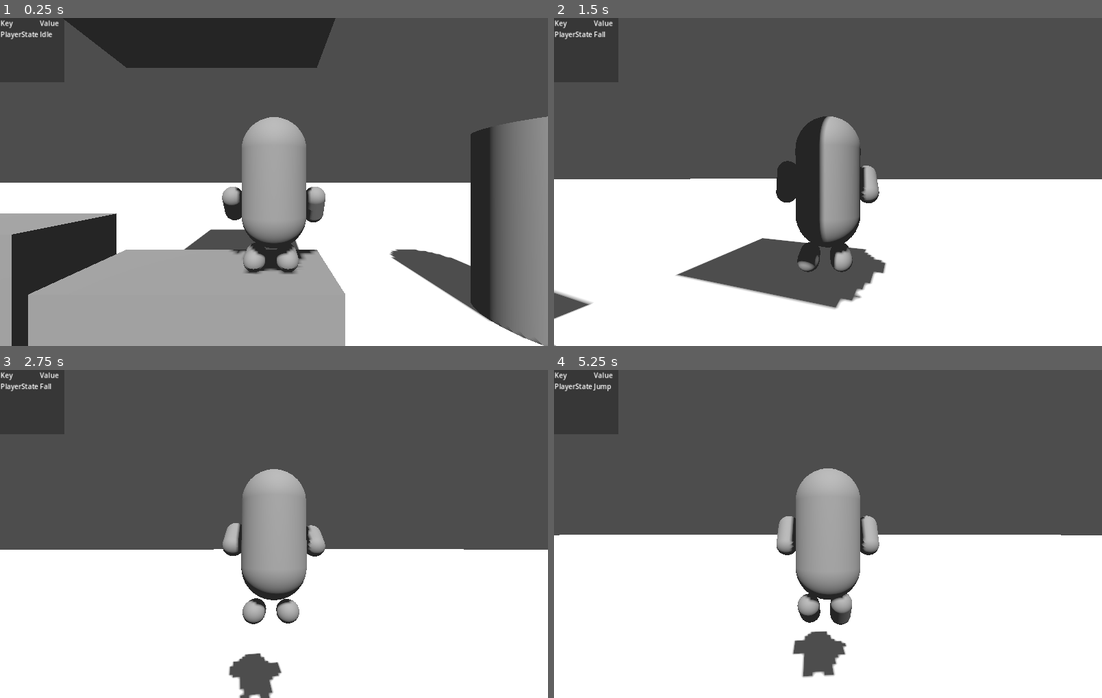
Above: before the commit, frames 1-4 (two rows, left to right).
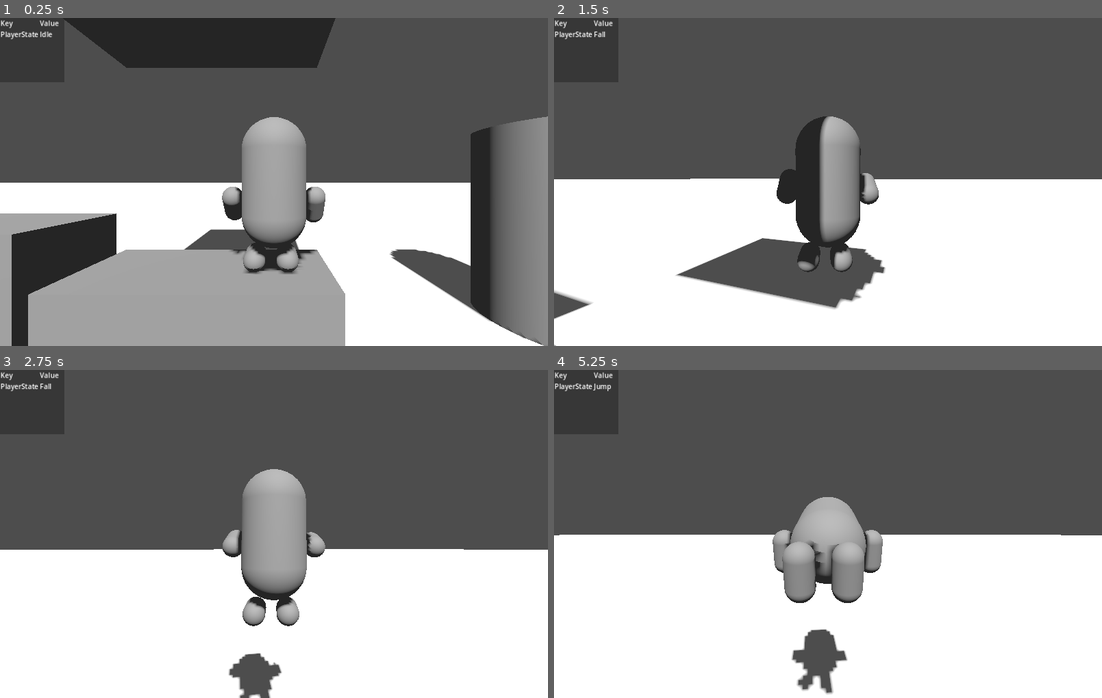
Above: after the commit, the same moments.

Repository: ee0pdt/godot-tps-test
Game: Godot game, scene res://main.tscn
Same seed, same stepped clock (60 frames per second), same inputs: the game is played once before the commit and once after it.
Inputs (mouse positions are in pixels of both pictures, inside the frame that each line leads up to):
- Up to frame 1 (0.25 s): no input
- Up to frame 2 (1.5 s): move the mouse to (855, 182) at 0.52 s; hold Up (forward) from 0.53 s (still down); tap Space (jump) at 0.6, 0.77, 1.07, 1.35 s; move the mouse to (800, 182) at 1.27 s
- Up to frame 3 (2.75 s): keep holding Up (forward); tap Space (jump) at 1.52, 1.82, 2.1 s; move the mouse to (284, 527) at 2.02 s
- Up to frame 4 (5.25 s): keep holding Up (forward); move the mouse to (822, 540) at 2.77 s; tap Space (jump) at 2.85, 3.02, 3.32, 3.6, 3.77, 4.07, 4.35, 4.52, 4.82, 5.1 s; move the mouse to (866, 537) at 3.52 s; move the mouse to (784, 530) at 4.27 s; move the mouse to (833, 534) at 5.02 s

The runs differ from the first frame. In frame 2, 0.3% of the frame differs, in the area x 40-61%, y 43-77%; in frame 3, 0.5%; in frame 4, 4.9%, in the area x 39-60%, y 30-99%.

Commit message:
Added double jump roll

Diff:
--- a/player/player.tscn
+++ b/player/player.tscn
@@ -258,6 +258,18 @@
 "transitions": PackedFloat32Array(1),
 "update": 0,
 "values": [Vector3(1.5708, -1.06581e-14, 0)]
+}
+tracks/8/type = "value"
+tracks/8/imported = false
+tracks/8/enabled = true
+tracks/8/path = NodePath("Mesh:rotation")
+tracks/8/interp = 1
+tracks/8/loop_wrap = true
+tracks/8/keys = {
+"times": PackedFloat32Array(0),
+"transitions": PackedFloat32Array(1),
+"update": 0,
+"values": [Vector3(-6.28319, 3.48787e-16, 3.48787e-16)]
 }
 
 [sub_resource type="Animation" id="Animation_vxyos"]
@@ -337,8 +349,25 @@
 "values": [Vector3(0, 0, 0), Vector3(-1.13384, 0, 0), Vector3(0, 0, 0)]
 }
 
+[sub_resource type="Animation" id="Animation_3xa8e"]
+resource_name = "DoubleJump"
+length = 0.5
+tracks/0/type = "value"
+tracks/0/imported = false
+tracks/0/enabled = true
+tracks/0/path = NodePath("Mesh:rotation")
+tracks/0/interp = 1
+tracks/0/loop_wrap = true
+tracks/0/keys = {
+"times": PackedFloat32Array(0, 0.4995),
+"transitions": PackedFloat32Array(1, 1),
+"update": 0,
+"values": [Vector3(3.48787e-16, 3.48787e-16, 3.48787e-16), Vector3(-6.28319, 3.48787e-16, 3.48787e-16)]
+}
+
 [sub_resource type="AnimationLibrary" id="AnimationLibrary_cs7kc"]
 _data = {
+"DoubleJump": SubResource("Animation_3xa8e"),
 "Fall": SubResource("Animation_n7gpr"),
 "Idle": SubResource("Animation_pcldr"),
 "Jump": SubResource("Animation_43rcw"),
@@ -346,6 +375,9 @@
 "Walk": SubResource("Animation_vxyos")
 }
 
+[sub_resource type="AnimationNodeAnimation" id="AnimationNodeAnimation_joo78"]
+animation = &"DoubleJump"
+
 [sub_resource type="AnimationNodeAnimation" id="AnimationNodeAnimation_3t2kc"]
 animation = &"Fall"
 
@@ -415,18 +447,28 @@
 advance_mode = 2
 advance_condition = &"fall"
 
+[sub_resource type="AnimationNodeStateMachineTransition" id="AnimationNodeStateMachineTransition_cpuyp"]
+advance_mode = 2
+advance_condition = &"double_jump"
+
+[sub_resource type="AnimationNodeStateMachineTransition" id="AnimationNodeStateMachineTransition_tllqp"]
+switch_mode = 2
+advance_mode = 2
+
 [sub_resource type="AnimationNodeStateMachine" id="AnimationNodeStateMachine_d4j5b"]
+states/DoubleJump/node = SubResource("AnimationNodeAnimation_joo78")
+states/DoubleJump/position = Vector2(513.62, -73.803)
 states/End/position = Vector2(964.5, 99.3131)
 states/Fall/node = SubResource("AnimationNodeAnimation_3t2kc")
-states/Fall/position = Vector2(700.12, -62.9926)
+states/Fall/position = Vector2(736.12, 47.0074)
 states/Idle/node = SubResource("AnimationNodeAnimation_g6gg6")
-states/Idle/position = Vector2(448.562, 100.126)
+states/Idle/position = Vector2(484.562, 210.126)
 states/Jump/node = SubResource("AnimationNodeAnimation_bd6mn")
-states/Jump/position = Vector2(496.225, -63.7225)
-states/Start/position = Vector2(208, 98.5)
+states/Jump/position = Vector2(527.225, 47.5749)
+states/Start/position = Vector2(244, 208.5)
 states/Walk/node = SubResource("AnimationNodeAnimation_4fegx")
-states/Walk/position = Vector2(677.05, 99.625)
-transitions = ["Start", "Idle", SubResource("AnimationNodeSt …(876 unchanged characters)… mationNodeStateMachineTransition_yxm8g")]
+states/Walk/position = Vector2(713.05, 209.625)
+transitions = ["Start", "Idle", SubResource("AnimationNodeSt …(876 unchanged characters)… mationNodeStateMachineTransition_yxm8g"), "Jump", "DoubleJump", SubResource("AnimationNodeStateMachineTransition_cpuyp"), "DoubleJump", "Fall", SubResource("AnimationNodeStateMachineTransition_tllqp")]
 graph_offset = Vector2(13.62, -144.803)
 
 [node name="Player" type="CharacterBody3D"]
@@ -462,6 +504,7 @@
 [node name="Camera3D" type="Camera3D" parent="CamOrigin/SpringArm3D"]
 
 [node name="Mesh" type="Node3D" parent="."]
+transform = Transform3D(1, -3.48787e-16, 3.48787e-16, 3.48787e-16, 1, 1.74846e-07, -3.48787e-16, -1.74846e-07, 1, 0, 0, 0)
 
 [node name="Body" type="MeshInstance3D" parent="Mesh"]
 mesh = SubResource("CapsuleMesh_0y156")
@@ -509,10 +552,14 @@
 parameters/current_length = 2.0
 parameters/current_position = 0.369357
 parameters/current_delta = 0.00833333
+parameters/conditions/double_jump = false
 parameters/conditions/fall = false
 parameters/conditions/idle = false
 parameters/conditions/jump = false
 parameters/conditions/walk = false
+parameters/DoubleJump/current_length = null
+parameters/DoubleJump/current_position = null
+parameters/DoubleJump/current_delta = null
 parameters/End/current_length = null
 parameters/End/current_position = null
 parameters/End/current_delta = null
--- a/player/states/player_fall.gd
+++ b/player/states/player_fall.gd
@@ -27,7 +27,7 @@
 	# Double jump
 	elif player.jump_count > 1 and Input.is_action_just_pressed("jump") and player.jump_count < 2:
 		player.velocity.y += player.DOUBLE_JUMP_VELOCITY
-		player.animation_tree["parameters/conditions/jump"] = true
+		player.animation_tree["parameters/conditions/double_jump"] = true
 		player.jump_count += 1
 	else:
 		player.velocity.y -= player.gravity * delta
--- a/player/states/player_jump.gd
+++ b/player/states/player_jump.gd
@@ -21,8 +21,8 @@
 	# Double jump
 	elif Input.is_action_just_pressed("jump") and player.jump_count < 2:
 		player.velocity.y += player.DOUBLE_JUMP_VELOCITY
-		player.animation_tree["parameters/conditions/jump"] = true
 		player.jump_count += 1
+		player.animation_tree["parameters/conditions/double_jump"] = true
 	# Leave jump state as we've started to fall
 	elif player.velocity.y <= 0:
 		state_machine.transition_to("Fall")
@@ -60,3 +60,4 @@
 # to clean up the state.
 func exit() -> void:
 	player.animation_tree["parameters/conditions/jump"] = false
+	player.animation_tree["parameters/conditions/double_jump"] = false
Not shown: 1 places in player/player.tscn that only renumber resources
